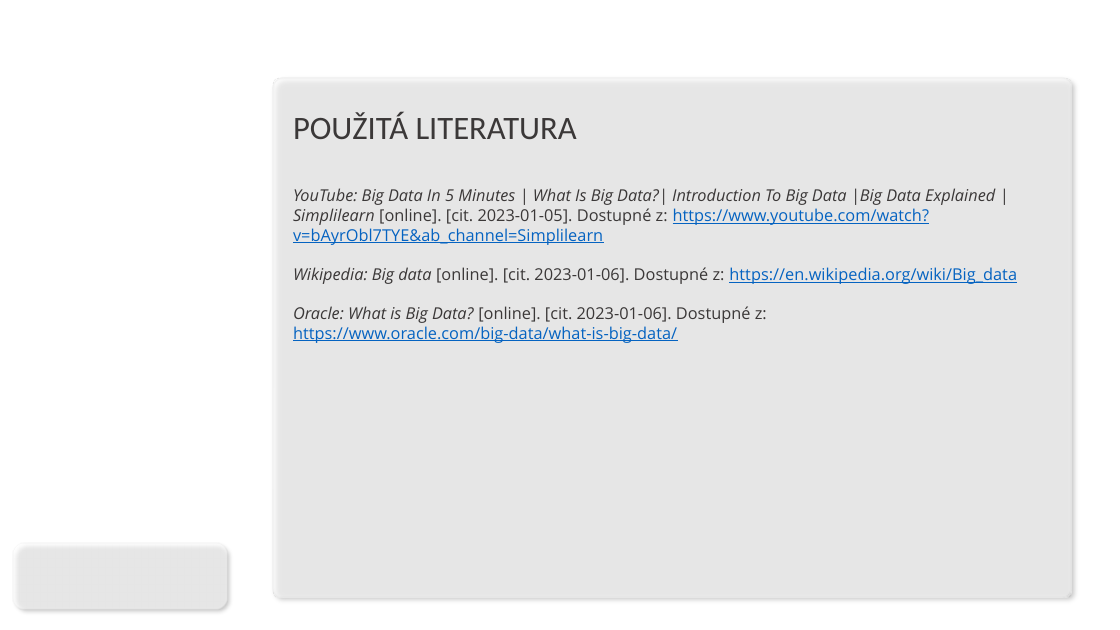
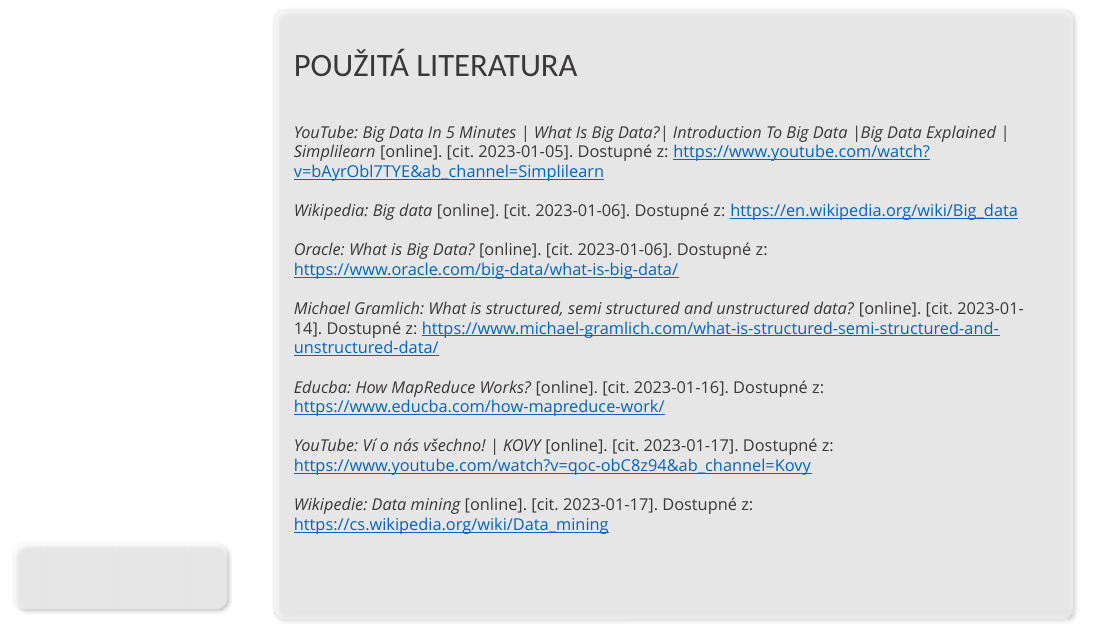
Before and after one commit to CZmatyasZERO/Big-data-prezentace, a slide deck: slide 19 of klimes.ppsx (slide 24 before the commit). Drawn at 1120x630 pixels with LibreOffice and Linux fonts; fonts in the diff are those of the drawing; background and template pictures are left out. Boxes give left, top, right and bottom in pixels: in the first picture for what was removed or moved away, otherwise in the second. Text is boxed around its words. In the diff, an @@ line names an element or a change of style, - is before the commit and + after.

```diff
--- a/klimes.ppsx
+++ b/klimes.ppsx
@@ rounded rectangle: place and size @@
-rounded rectangle at bbox=[273, 78, 1071, 597]
+rounded rectangle at bbox=[274, 10, 1072, 619]
@@ text "POUŽITÁ LITERATURA": place and size @@
-text "POUŽITÁ LITERATURA" at bbox=[293, 113, 1017, 343]
+text "POUŽITÁ LITERATURA" at bbox=[294, 49, 1024, 534]
@@ text at bbox=[294, 301, 1024, 534]: paragraphs added @@
+Michael Gramlich: What is structured, semi structured and unstructured data? [online]. [cit. 2023-01-14]. Dostupné z: https://www.michael-gramlich.com/what-is-structured-semi-structured-and-unstructured-data/
+Educba: How MapReduce Works? [online]. [cit. 2023-01-16]. Dostupné z: https://www.educba.com/how-mapreduce-work/
+YouTube: Ví o nás všechno! | KOVY [online]. [cit. 2023-01-17]. Dostupné z: https://www.youtube.com/watch?v=qoc-obC8z94&ab_channel=Kovy
+Wikipedie: Data mining [online]. [cit. 2023-01-17]. Dostupné z: https://cs.wikipedia.org/wiki/Data_mining
```
Also in this commit, not shown: 1 other slide changed, 3 slides added, 8 slides removed, 1 other file.
